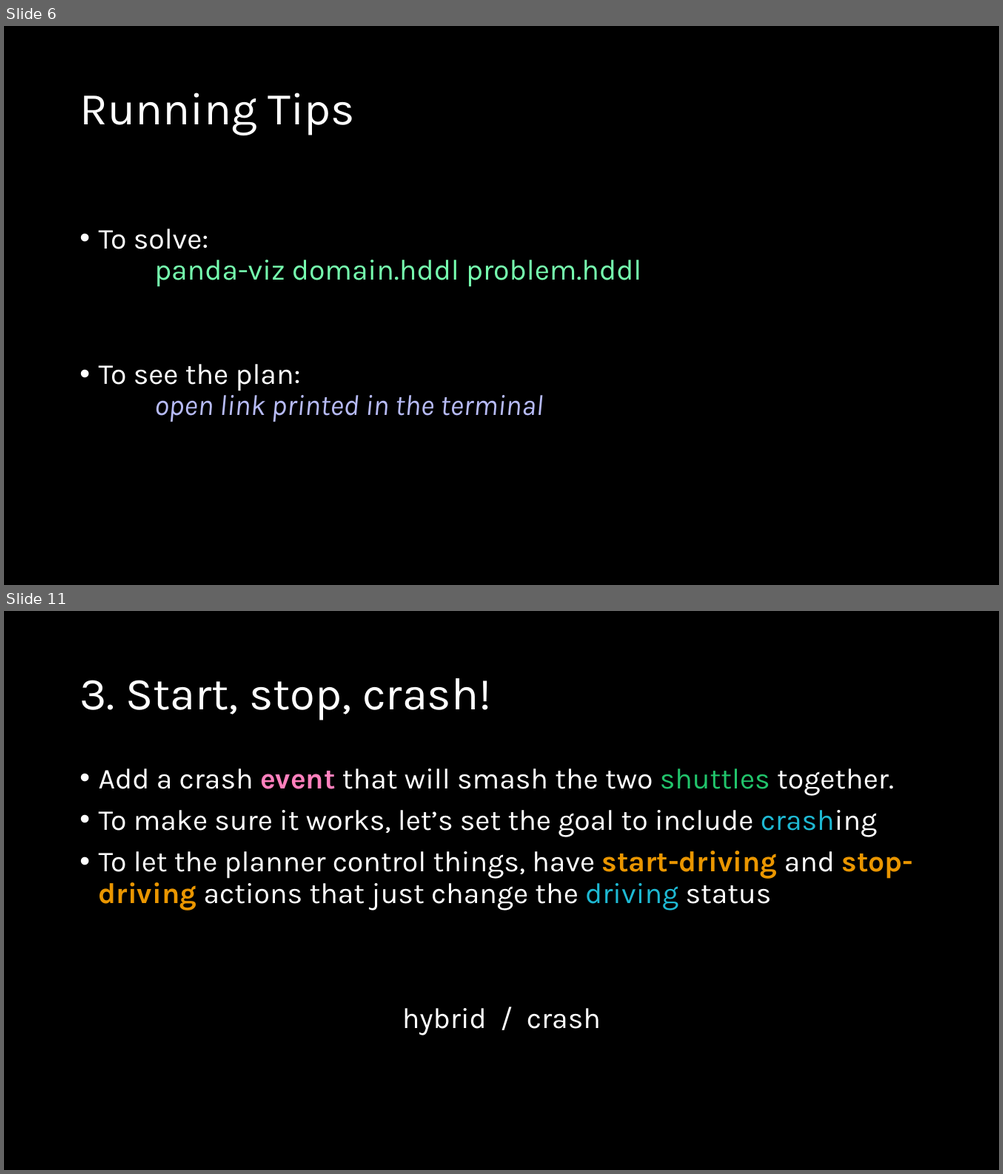
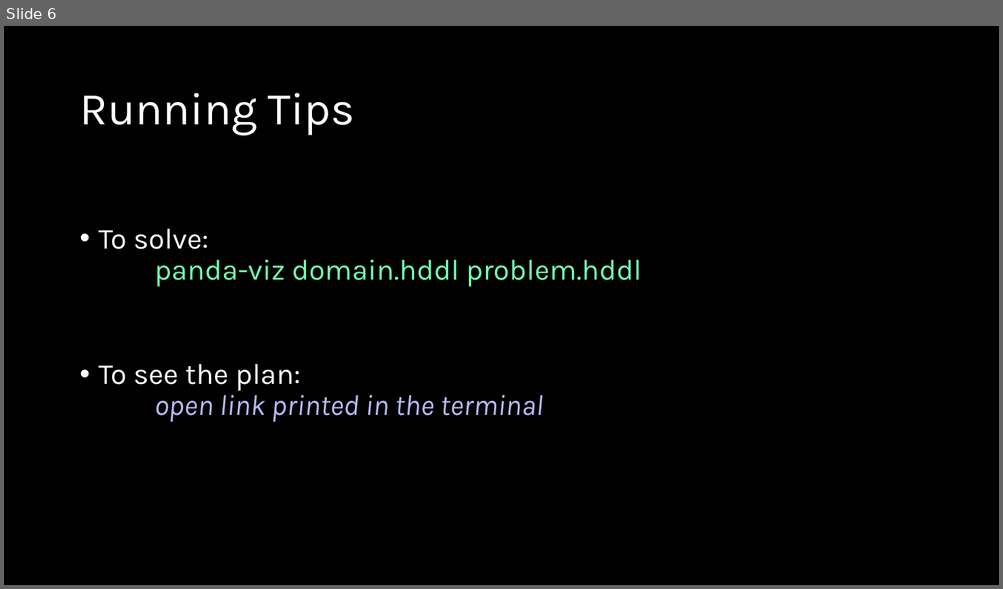
Before and after one commit to AI-Planning/modeling-in-pddl, a slide deck: exercises/cisc-813/htn/slides.pptx. Shown one above the other, each under a label of ours: slides 6 and 11 before the commit, slide 6 after it; the slides between them are not shown. The pictures are 1003x1174 and 1003x589 pixels, drawn with LibreOffice and Linux fonts; fonts in the diff are those of the drawing. Boxes give left, top, right and bottom in pixels: in the first picture for what was removed or moved away, otherwise in the second. Text is boxed around its words. In the diff, an @@ line names an element or a change of style, - is before the commit and + after.

Commit message:
Finished the slides, and all the starter code.

```diff
--- a/exercises/cisc-813/htn/slides.pptx
+++ b/exercises/cisc-813/htn/slides.pptx
@@ slide 11 removed at (4,611,999,1170), background #000000 @@
@@ title removed at (79,678,491,721) @@
-3. Start, stop, crash!
@@ text removed at (99,769,913,1036) @@
-• Add a crash event that will smash the two shuttles together.
-• To make sure it works, let’s set the goal to include crashing
-• To let the planner control things, have start-driving and stop-driving actions that just change the driving status
-hybrid / crash
```
Also in this commit, not shown: 3 slides changed, 7 slides added, 7 other slides removed, 10 other files.
